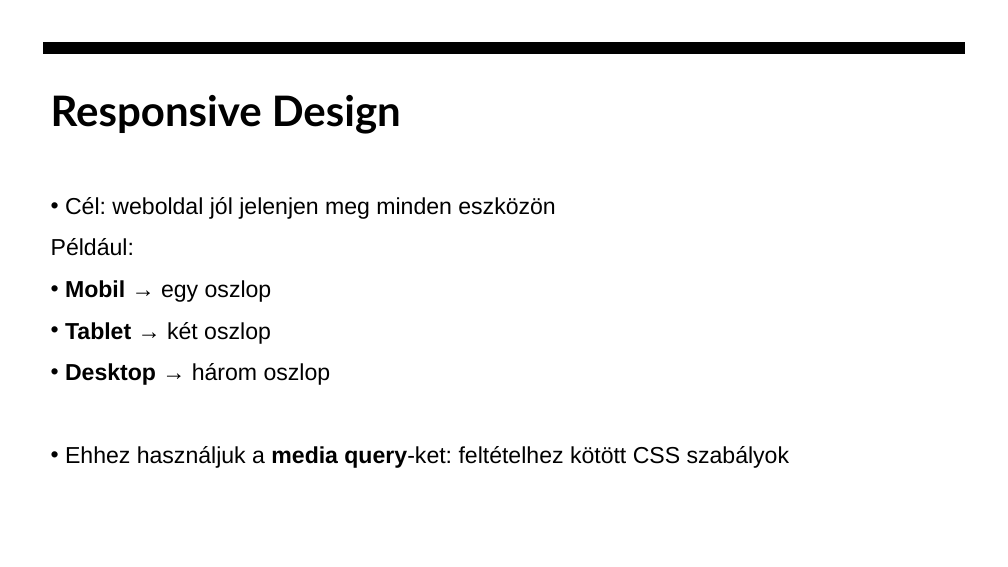
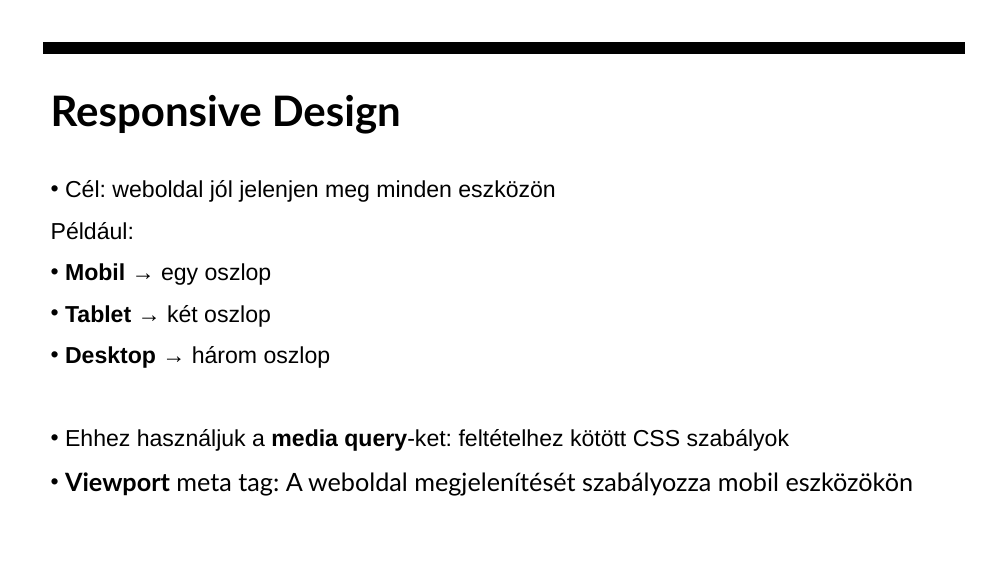
Before and after one commit to zbalogh/oe-internetes-alkalmazasok, a slide deck: slide 13 of 07/07_eloadas_HTML5_CSS_responsive_design.pptx. Drawn at 1008x567 pixels with LibreOffice and Linux fonts; fonts in the diff are those of the drawing. Boxes give left, top, right and bottom in pixels: in the first picture for what was removed or moved away, otherwise in the second. Text is boxed around its words. In the diff, an @@ line names an element or a change of style, - is before the commit and + after.

Commit message:
updated PPT and PDF files for 07 presentation

```diff
--- a/07/07_eloadas_HTML5_CSS_responsive_design.pptx
+++ b/07/07_eloadas_HTML5_CSS_responsive_design.pptx
@@ text "Cél: weboldal jól jelenjen meg ..." moved from (x1=51, y1=197, x2=790, y2=468) to (x1=51, y1=180, x2=914, y2=496) @@
@@ text at (x1=65, y1=472, x2=914, y2=496): paragraph added @@
+• Viewport meta tag: A weboldal megjelenítését szabályozza mobil eszközökön
```
Also in this commit, not shown: 1 other slide changed, 1 other file.
